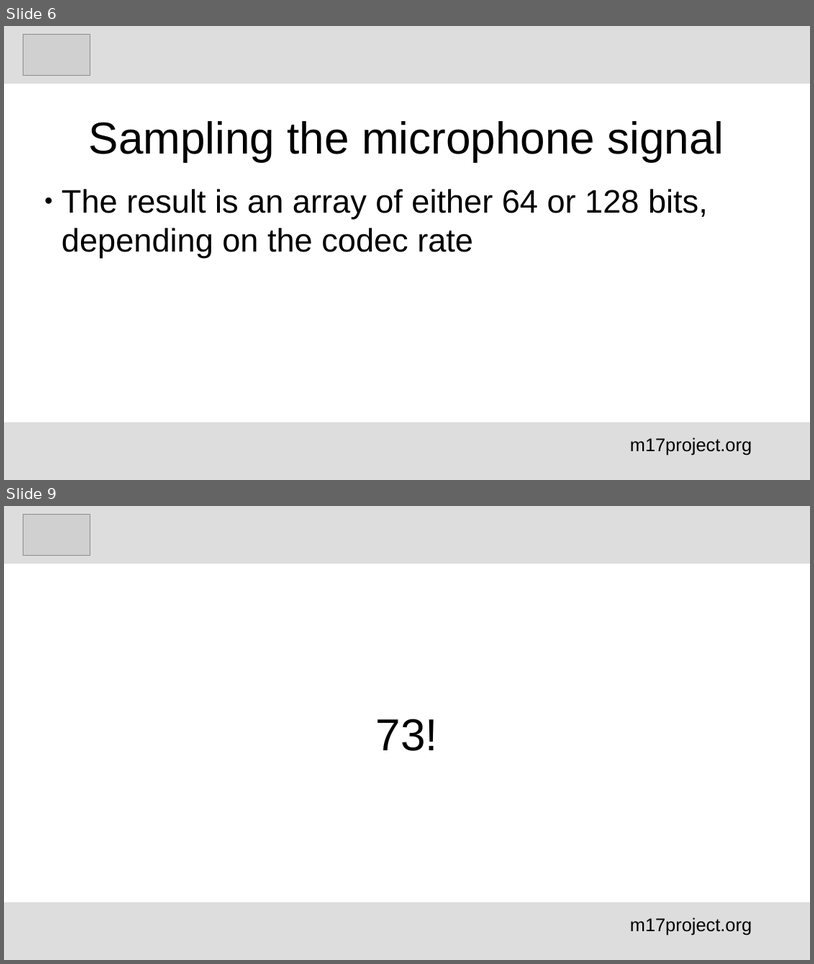
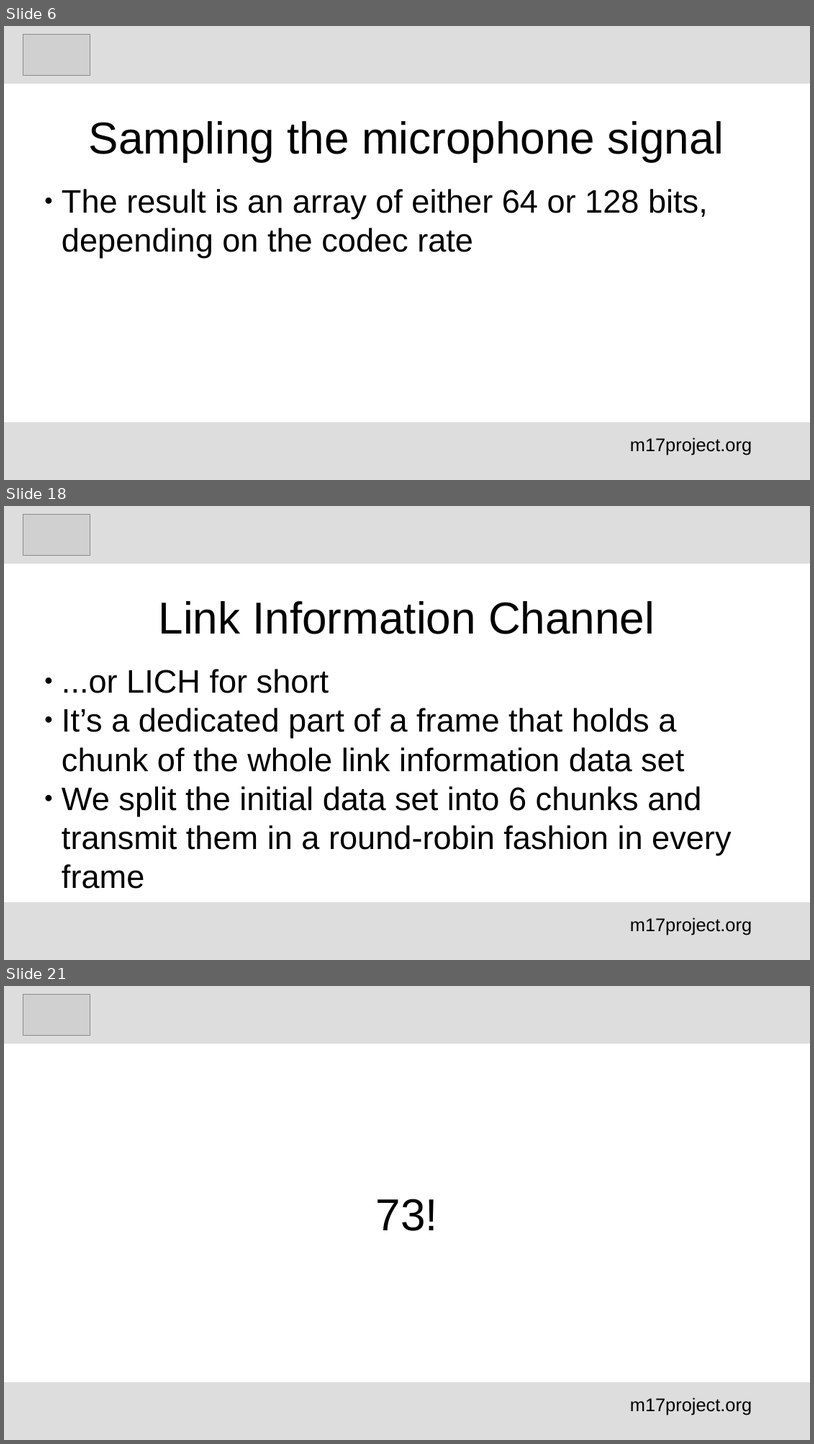
Before and after one commit to M17-Project/M17_education, a slide deck: English/M17_voice_encoding_en.odp. Shown one above the other, each under a label of ours: slides 6 and 9 before the commit, slides 6, 18 and 21 after it; the slides between them are not shown. The pictures are 814x964 and 814x1444 pixels, drawn with LibreOffice and Linux fonts; fonts in the diff are those of the drawing; grey boxes stand for pictures. Boxes give left, top, right and bottom in pixels: in the first picture for what was removed or moved away, otherwise in the second. Text is boxed around its words. In the diff, an @@ line names an element or a change of style, - is before the commit and + after.

```diff
--- a/English/M17_voice_encoding_en.odp
+++ b/English/M17_voice_encoding_en.odp
@@ slide 18 added at (4, 506, 810, 960), background #FFFFFF @@
@@ rectangle added at (4, 506, 810, 564), fill #DDDDDD @@
@@ picture added at (23, 514, 90, 556) @@
@@ title added at (159, 601, 655, 634), 44 pt, text #000000 @@
+Link Information Channel
@@ subtitle added at (62, 669, 731, 888), 32 pt, text #000000 @@
+● ...or LICH for short
+● It’s a dedicated part of a frame that holds a chunk of the whole link information data set
+● We split the initial data set into 6 chunks and transmit them in a round-robin fashion in every frame
@@ rectangle added at (4, 902, 810, 960), fill #DDDDDD @@
@@ text added at (630, 917, 752, 934), 18 pt, text #000000 @@
+m17project.org
@@ what was slide 9 is now slide 21 @@
```
Also in this commit, not shown: 2 slides changed, 11 other slides added.
